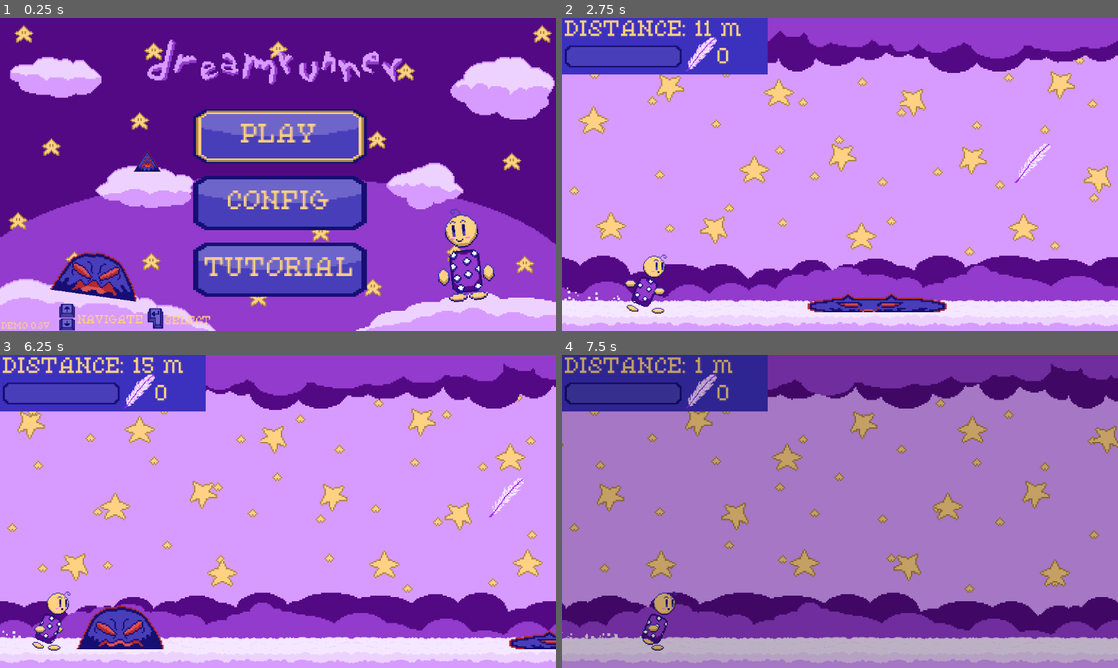
Above: before the commit, frames 1-4 (two rows, left to right).
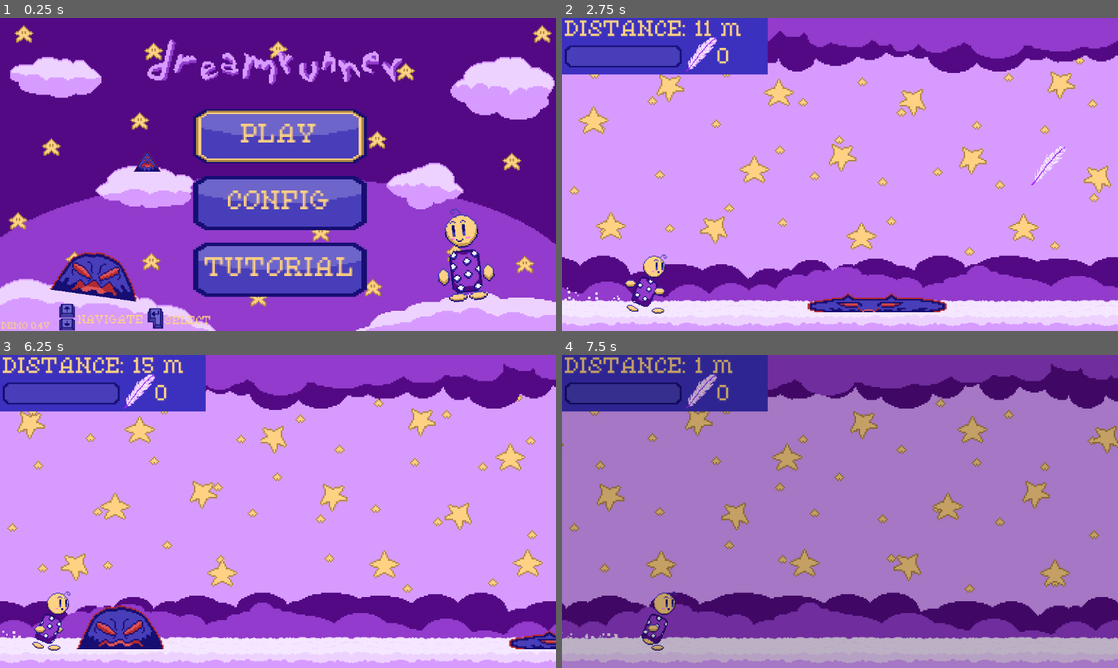
Above: after the commit, the same moments.

Repository: jacio-m/DreamRunner
Game: Godot game, scene res://HUD/main_menu.tscn
The game is run twice, just before and just after one commit, with the same random seed, the same clock (stepped at 60 frames per second) and the same inputs.
Inputs:
- Up to frame 1 (0.25 s): no input
- Up to frame 2 (2.75 s): tap Enter (ui_accept) at 0.5, 0.77, 1.25, 1.52 s; hold Right (ui_right) 0.53-2.03 s; hold Left (ui_left) from 2.03 s (still down)
- Up to frame 3 (6.25 s): release Left (ui_left) at 2.78 s; hold Right (ui_right) 2.78-4.28 s; tap Enter (ui_accept) at 3.02, 3.5, 3.77, 4.25, 4.52, 6.02 s; hold Left (ui_left) 4.28-5.03 s; hold Right (ui_right) 5.03-5.78 s; hold Left (ui_left) from 5.78 s (still down)
- Up to frame 4 (7.5 s): tap Enter (ui_accept) at 6.5, 6.77, 7.25 s; release Left (ui_left) at 7.28 s; hold Right (ui_right) from 7.28 s (still down)

The runs differ from the first frame. In frame 1, less than 0.1% of the frame differs, in the area x 6-8%, y 97-100%; in frame 2, 0.4%, in the area x 81-91%, y 40-54%; in frame 3, 0.2%; in frame 4, nothing differs.

Commit message:
Items Spawn Function
Changed the feather spawn function into an item spawn function so other items can use it too

Diff:
--- a/HUD/main_menu.tscn
+++ b/HUD/main_menu.tscn
@@ -267,7 +267,7 @@
 offset_bottom = 653.0
 theme_override_colors/font_color = Color(1, 0.819608, 0.513726, 1)
 theme_override_fonts/font = ExtResource("7_xudqj")
-text = "DEMO 0.3V"
+text = "DEMO 0.4V"
 
 [node name="NavigateLabel" type="Label" parent="."]
 offset_left = 161.0
--- a/Levels/level.gd
+++ b/Levels/level.gd
@@ -3,11 +3,14 @@
 var shadow_blob = preload("res://Enemies/shadow_blob.tscn")
 var shadow_spike = preload("res://Enemies/shadow_spike.tscn")
 var shadow_kitty = preload("res://Enemies/shadow_kitty.tscn")
+#maybe some other enemies later on
+
 var feather_item = preload("res://Items/feather.tscn")
-#maybe some other enemies later on
+
 var obstacle_types := [shadow_blob, shadow_spike, shadow_kitty]
 var obstacles : Array
-var feathers: Array
+var item_types := [feather_item]
+var items: Array
 
 const PLAYER_START_POS := Vector2i(155, 550)
 const CAM_START_POS := Vector2i(576, 324)
@@ -21,7 +24,7 @@
 var distance : int
 const DISTANCE_MODIFIER: int = 100
 var last_obs
-var last_feather
+var last_item
 var game_running : bool
 var current_progress: float = 0.0
 var progress_smoothing : float = 5.0
@@ -68,7 +71,7 @@
 			speed = MAX_SPEED
 
 		generate_obs()
-		generate_feathers()
+		generate_items()
 
 		$Player.position.x += speed * delta
 		$Camera2D.position.x += speed * delta
@@ -92,9 +95,9 @@
 			if obs.position.x < ($Camera2D.position.x - screen_size.x):
 				remove_obs(obs)
 
-		for feather in feathers:
-			if feather.position.x < ($Camera2D.position.x - screen_size.x):
-				remove_feather(feather)
+		for item in items:
+			if item.position.x < ($Camera2D.position.x - screen_size.x):
+				remove_item(item)
 
 		var final_progress = float($Player.double_jump) / 3 * 100
 		current_progress = lerp(current_progress, final_progress, delta * progress_smoothing)
@@ -118,22 +121,23 @@
 		last_obs = obs
 		add_obs(obs, obs_x, obs_y)
 
-func generate_feathers():
-	if feathers.is_empty() or last_feather.position.x < $Camera2D.position.x + randi_range(100, 500):
-		var feather = feather_item.instantiate()
-		var feather_x: int = $Camera2D.position.x + screen_size.x + randi_range(300, 1000)
-		var feather_y: int = $Camera2D.position.y - randi_range(10, 30)
-		last_feather = feather
-		add_feather(feather, feather_x, feather_y)
+func generate_items():
+	if items.is_empty() or last_item.position.x < $Camera2D.position.x + randi_range(100, 500):
+		var item_type = item_types[randi() % item_types.size()]
+		var item = item_type.instantiate()
+		var item_x: int = $Camera2D.position.x + screen_size.x + randi_range(300, 2000)
+		var item_y: int = $Camera2D.position.y - randi_range(10, 30)
+		last_item = item
+		add_item(item, item_x, item_y)
 
-func add_feather(feather, x, y):
-	feather.position = Vector2i(x, y)
-	feather.body_entered.connect(func(body):
+func add_item(item, x, y):
+	item.position = Vector2i(x, y)
+	item.body_entered.connect(func(body):
 		if body.name == "Player":
 			GameData.feather_count += 1
-			remove_feather(feather))
-	add_child(feather)
-	feathers.append(feather)
+			remove_item(item))
+	add_child(item)
+	items.append(item)
 
 func add_obs(obs, x, y):
 	obs.position = Vector2i(x, y)
@@ -145,9 +149,9 @@
 	obs.queue_free()
 	obstacles.erase(obs)
 
-func remove_feather(feather):
-	feather.queue_free()
-	feathers.erase(feather)
+func remove_item(item):
+	item.queue_free()
+	items.erase(item)
 
 func show_distance():
 	$HUD.get_node("DistanceLabel").text = "DISTANCE: " + str(distance / DISTANCE_MODIFIER) + " m"
